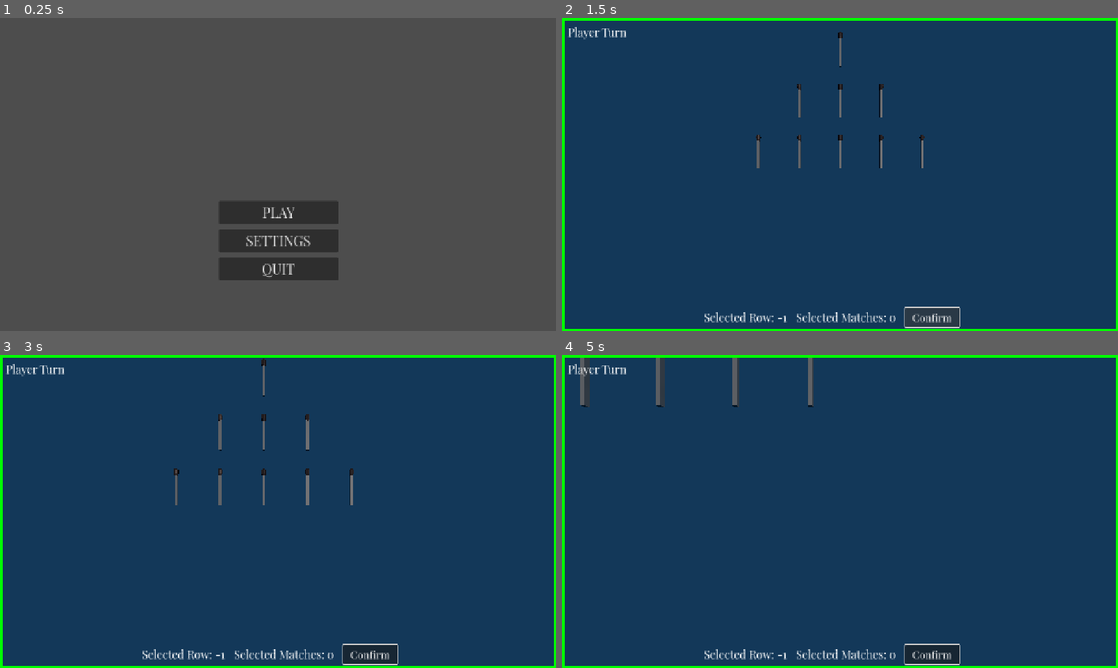
Above: before the commit, frames 1-4 (two rows, left to right).
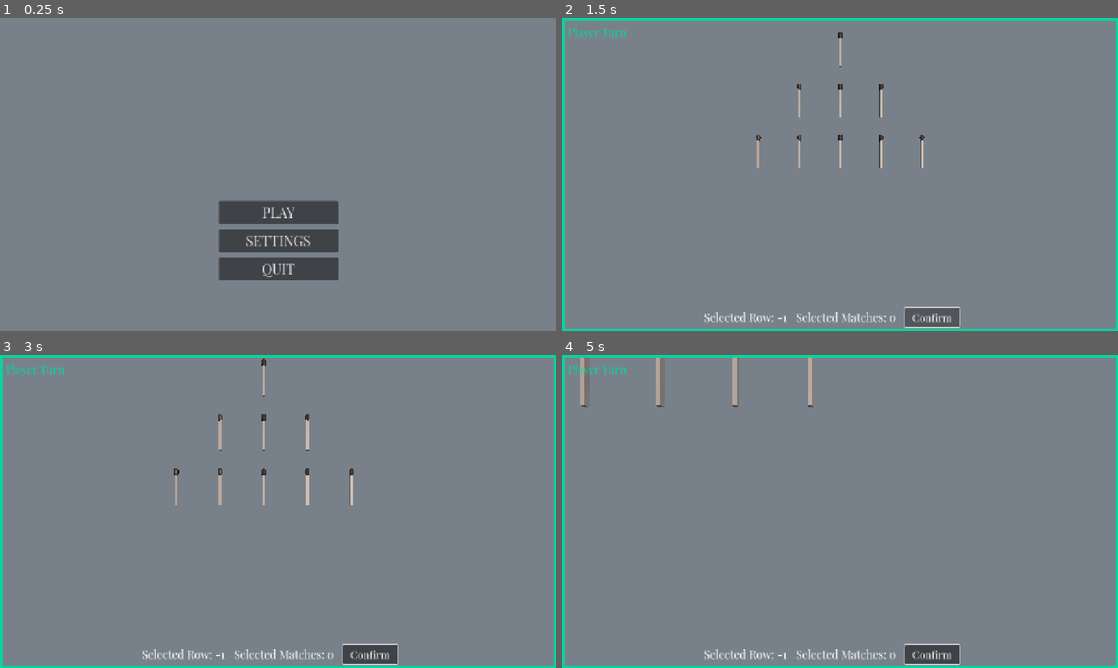
Above: after the commit, the same moments.

Repository: alex-bo7/ashes_of_nim_481
Game: Godot game, scene res://MainMenu/main_menu.tscn
Same seed, same stepped clock (60 frames per second), same inputs: the game is played once before the commit and once after it.
Inputs (mouse positions are in pixels of both pictures, inside the frame that each line leads up to):
- Up to frame 1 (0.25 s): no input
- Up to frame 2 (1.5 s): click "PLAY" at 0.5 s; click "Confirm" at 1.25 s
- Up to frame 3 (3 s): click "Confirm" at 2 s; tap Enter at 2.75 s; move the mouse to (400, 495) at 2.77 s; hold D (right) from 2.78 s (still down); hold Q (zoom_in) from 2.78 s (still down); click (400, 495) at 2.92 s
- Up to frame 4 (5 s): move the mouse to (728, 527) at 3.52 s; release D (right) at 3.53 s; release Q (zoom_in) at 3.53 s; hold S (down) 3.53-4.28 s; tap E (zoom_out) at 3.6 s; move the mouse to (895, 442) at 4.27 s; hold D (right) from 4.28 s (still down); hold Q (zoom_in) from 4.28 s (still down)

The runs differ from the first frame. In frame 1, 100% of the frame differs, in the area x 0-100%, y 0-100%; in frame 2, 100%; in frame 3, 100%; in frame 4, 100%.

Commit message:
Changed color (UI and Background)

Diff:
--- a/EndGame/end_game.tscn
+++ b/EndGame/end_game.tscn
@@ -1,7 +1,8 @@
-[gd_scene load_steps=4 format=3 uid="uid://b15osteqpw0l5"]
+[gd_scene load_steps=5 format=3 uid="uid://b15osteqpw0l5"]
 
 [ext_resource type="Script" uid="uid://ve0kuj1wfmcc" path="res://EndGame/end_game.gd" id="1_o1t5d"]
 [ext_resource type="FontFile" uid="uid://dsg2m1876ur6s" path="res://Extras/PlayfairDisplay-VariableFont_wght.ttf" id="2_aplrd"]
+[ext_resource type="PackedScene" uid="uid://3yynkpf1h7iv" path="res://Extras/world_environment.tscn" id="3_q7sgj"]
 
 [sub_resource type="Theme" id="Theme_q7sgj"]
 
@@ -32,3 +33,7 @@
 theme_override_fonts/font = ExtResource("2_aplrd")
 theme_override_font_sizes/font_size = 26
 text = "not working..."
+
+[node name="WorldEnvironment" parent="." instance=ExtResource("3_q7sgj")]
+
+[node name="Camera3D" type="Camera3D" parent="WorldEnvironment"]
--- /dev/null
+++ b/Extras/world_environment.tscn
@@ -0,0 +1,19 @@
+[gd_scene load_steps=4 format=3 uid="uid://3yynkpf1h7iv"]
+
+[sub_resource type="ProceduralSkyMaterial" id="ProceduralSkyMaterial_uttaa"]
+sky_top_color = Color(0.929412, 0.94902, 0.984314, 1)
+sky_horizon_color = Color(1.82643, 1.85584, 1.92251, 1)
+ground_bottom_color = Color(0.670588, 0.768627, 1, 1)
+ground_horizon_color = Color(1.82643, 1.85584, 1.92251, 1)
+
+[sub_resource type="Sky" id="Sky_k2eco"]
+sky_material = SubResource("ProceduralSkyMaterial_uttaa")
+
+[sub_resource type="Environment" id="Environment_b4j6o"]
+background_mode = 1
+background_color = Color(0.470668, 0.506717, 0.542625, 1)
+sky = SubResource("Sky_k2eco")
+tonemap_mode = 2
+
+[node name="WorldEnvironment" type="WorldEnvironment"]
+environment = SubResource("Environment_b4j6o")
--- a/MainMenu/main_menu.tscn
+++ b/MainMenu/main_menu.tscn
@@ -1,7 +1,10 @@
-[gd_scene load_steps=3 format=3 uid="uid://cd0vnqaxf4i6m"]
+[gd_scene load_steps=5 format=3 uid="uid://cd0vnqaxf4i6m"]
 
 [ext_resource type="Script" uid="uid://cmfdm0oyr2l51" path="res://MainMenu/main_menu.gd" id="1_3w4mj"]
 [ext_resource type="FontFile" uid="uid://dsg2m1876ur6s" path="res://Extras/PlayfairDisplay-VariableFont_wght.ttf" id="2_5de1l"]
+[ext_resource type="PackedScene" uid="uid://3yynkpf1h7iv" path="res://Extras/world_environment.tscn" id="3_5de1l"]
+
+[sub_resource type="Theme" id="Theme_5de1l"]
 
 [node name="main_menu" type="Control"]
 layout_mode = 3
@@ -10,6 +13,7 @@
 anchor_bottom = 1.0
 grow_horizontal = 2
 grow_vertical = 2
+theme = SubResource("Theme_5de1l")
 script = ExtResource("1_3w4mj")
 
 [node name="VBoxContainer" type="VBoxContainer" parent="."]
@@ -47,6 +51,10 @@
 theme_override_font_sizes/font_size = 32
 text = "QUIT"
 
+[node name="WorldEnvironment" parent="." instance=ExtResource("3_5de1l")]
+
+[node name="Camera3D" type="Camera3D" parent="WorldEnvironment"]
+
 [connection signal="pressed" from="VBoxContainer/play_btn" to="." method="_on_play_btn_pressed"]
 [connection signal="pressed" from="VBoxContainer/settings_btn" to="." method="_on_settings_btn_pressed"]
 [connection signal="pressed" from="VBoxContainer/quit_btn" to="." method="_on_quit_btn_pressed"]
--- a/MatchStick/match_stick.tscn
+++ b/MatchStick/match_stick.tscn
@@ -12,8 +12,8 @@
 radius = 0.0180664
 
 [sub_resource type="Gradient" id="Gradient_fabjw"]
-offsets = PackedFloat32Array(0, 0.557377, 1)
-colors = PackedColorArray(0, 0, 0, 1, 0.733822, 0.194141, 0, 1, 0.878063, 0.438285, 0.341567, 1)
+offsets = PackedFloat32Array(0, 0.647541, 1)
+colors = PackedColorArray(0.815686, 0, 0, 1, 0.909804, 0.364706, 0.0156863, 1, 1, 0.729412, 0.0313726, 1)
 
 [sub_resource type="GradientTexture1D" id="GradientTexture1D_tubry"]
 gradient = SubResource("Gradient_fabjw")
@@ -55,7 +55,14 @@
 transform = Transform3D(3, 0, 0, 0, 3, 0, 0, 0, 3, 0, 0, 0)
 visible = false
 
-[node name="flame" type="MeshInstance3D" parent="match_stick_red"]
+[node name="blue_flame" type="MeshInstance3D" parent="match_stick_red"]
+transform = Transform3D(0.00666667, 0, 0, 0, 0.00666667, -9.14101e-10, 0, 5.82819e-10, 0.0104561, 0, -1.78463e-09, -0.0408276)
+visible = false
+material_override = SubResource("ShaderMaterial_tubry")
+mesh = SubResource("PlaneMesh_fabjw")
+skeleton = NodePath("../..")
+
+[node name="red_flame" type="MeshInstance3D" parent="match_stick_red"]
 transform = Transform3D(0.00666667, 0, 0, 0, 0.00666667, -9.14101e-10, 0, 5.82819e-10, 0.0104561, 0, -1.78463e-09, -0.0408276)
 material_override = SubResource("ShaderMaterial_tubry")
 mesh = SubResource("PlaneMesh_fabjw")
--- a/NimGameGUI/nim_game_gui.gd
+++ b/NimGameGUI/nim_game_gui.gd
@@ -6,23 +6,33 @@
 @export var confirm_btn: Button
 @export var panel: Panel
 
+const GREEN: String = "#06d6a0" #06d6a0
+const RED: String = "#ef476f"
+
 var stylebox: StyleBoxFlat = get_theme_stylebox("panel")
 
 func _ready() -> void:
 	update_gui()
 
 
+func change_label(new_text:String, new_color:String) -> void:
+	turn_label.text = new_text
+	turn_label.add_theme_color_override("font_color", new_color)
+
+
+func change_panel(new_color:String) -> void:
+	stylebox.set_border_width_all(6)
+	stylebox.border_color = Color(new_color)
+	panel.add_theme_stylebox_override("panel", stylebox)
+
+
 func update_gui() -> void:
-	stylebox.set_border_width_all(6)
-
 	if GameManager.current_state.to_move == GameManager.turn.PLAYER:
-		turn_label.text = "Player Turn"
-		stylebox.border_color = Color.GREEN
-		panel.add_theme_stylebox_override("panel", stylebox)
+		change_label("Player Turn", GREEN)
+		change_panel(GREEN)
 	else:
-		turn_label.text = "AI Turn"
-		stylebox.border_color = Color.RED
-		panel.add_theme_stylebox_override("panel", stylebox)
+		change_label("AI Turn", RED)
+		change_panel(RED)
 
 	row_label.text = "Selected Row: " + str(GameManager.selected_row)
 	matches_label.text = "Selected Matches: " + str(GameManager.selected_matches.size())
--- a/NimGameScene/nin_game_scene.tscn
+++ b/NimGameScene/nin_game_scene.tscn
@@ -2,17 +2,13 @@
 
 [ext_resource type="Script" uid="uid://ihacaoa5gu65" path="res://NimGameScene/nin_game_scene.gd" id="1_o5sb6"]
 [ext_resource type="Script" uid="uid://di0ulueucxbd5" path="res://NimGameScene/camera_3d.gd" id="2_463ch"]
+[ext_resource type="PackedScene" uid="uid://3yynkpf1h7iv" path="res://Extras/world_environment.tscn" id="2_k2eco"]
 [ext_resource type="PackedScene" uid="uid://cd6cgyw86duw7" path="res://NimGameGUI/nim_game_gui.tscn" id="3_uttaa"]
-
-[sub_resource type="Environment" id="Environment_uttaa"]
-background_mode = 1
-background_color = Color(0.0764765, 0.221232, 0.348858, 1)
 
 [node name="nin_game_scene" type="Node3D"]
 script = ExtResource("1_o5sb6")
 
-[node name="WorldEnvironment" type="WorldEnvironment" parent="."]
-environment = SubResource("Environment_uttaa")
+[node name="WorldEnvironment" parent="." instance=ExtResource("2_k2eco")]
 
 [node name="DirectionalLight3D" type="DirectionalLight3D" parent="."]
 transform = Transform3D(-0.866024, -0.433016, 0.250001, 0.476257, -0.866637, 0.148727, 0.15226, 0.247865, 0.956756, 0, 0, 0)
